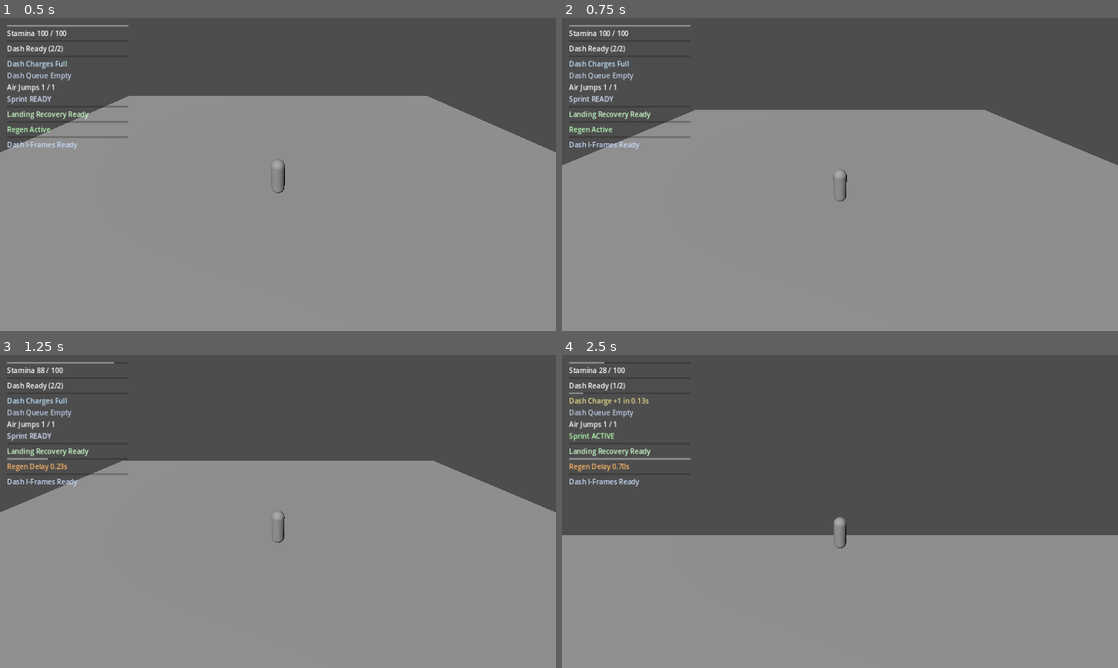
Above: before the commit, frames 1-4 (two rows, left to right).
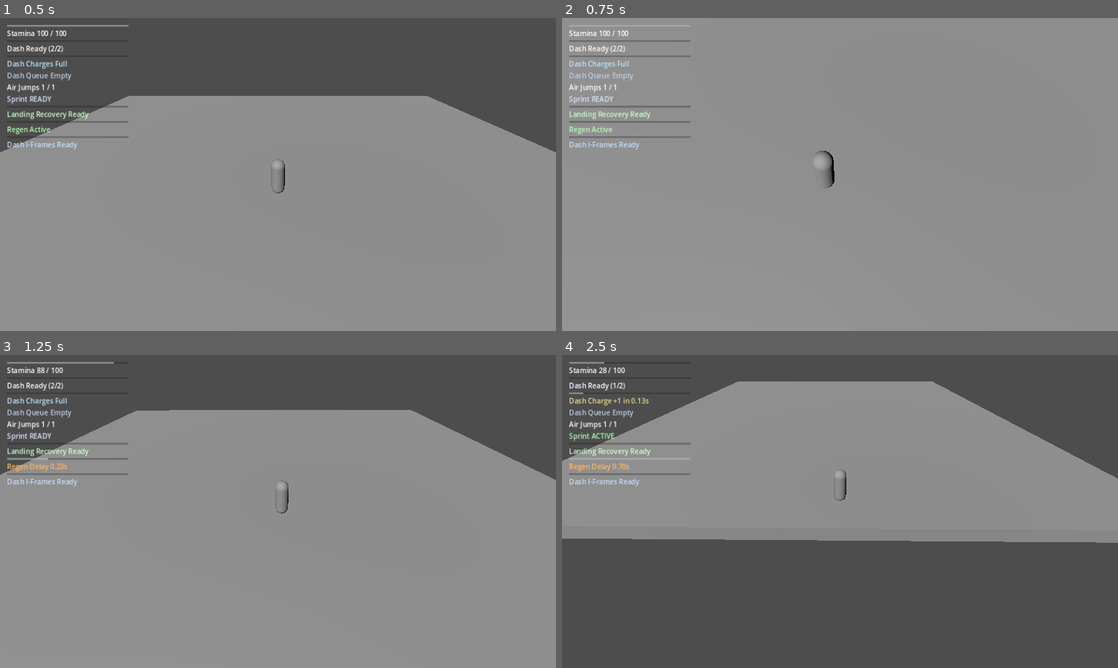
Above: after the commit, the same moments.

Repository: thegoatleroyjenkins/arpg-game
Game: Godot game, scene res://prototype3d/main_3d.tscn
The game is run twice, just before and just after one commit, with the same random seed, the same clock (stepped at 60 frames per second) and the same inputs. This scene is started directly instead of the project's main scene.
Inputs (mouse positions are in pixels of both pictures, inside the frame that each line leads up to):
- Up to frame 1 (0.5 s): no input
- Up to frame 2 (0.75 s): tap Enter (ui_accept) at 0.5 s; move the mouse to (867, 174) at 0.52 s; press the mouse at (867, 174) at 0.53 s; hold W (move_up) from 0.53 s (still down)
- Up to frame 3 (1.25 s): keep holding W (move_up); tap Space (jump) at 0.77 s
- Up to frame 4 (2.5 s): keep holding W (move_up); move the mouse to (812, 511) at 1.27 s; release the mouse at (812, 511) at 1.28 s; tap Q (dash) at 1.35 s; tap Space (jump) at 1.52 s; move the mouse to (851, 505) at 2.02 s; hold Shift (sprint) from 2.03 s (still down)

Frame 1 is identical in both runs. In frame 2, 34% of the frame differs, in the area x 0-100%, y 0-59%; in frame 3, 14%; in frame 4, 80%, in the area x 0-100%, y 8-100%.

Commit message:
Add data-driven camera-relative movement for 3D prototype

Diff:
--- a/prototype3d/player_3d.gd
+++ b/prototype3d/player_3d.gd
@@ -133,9 +133,7 @@
 		Input.get_axis("move_left", "move_right"),
 		Input.get_axis("move_up", "move_down")
 	)
-	var move_dir := Vector3(input_vec.x, 0.0, input_vec.y)
-	if move_dir.length() > 1.0:
-		move_dir = move_dir.normalized()
+	var move_dir := _resolve_move_direction(input_vec)
 	if landing_recovery_left > 0.0:
 		move_dir = Vector3.ZERO
 
@@ -269,6 +267,31 @@
 	camera.look_at(global_position + Vector3(0, 1.0, 0) + camera_look_ahead, Vector3.UP)
 	_update_camera_fov(delta)
 
+func _resolve_move_direction(input_vec: Vector2) -> Vector3:
+	if input_vec.length() > 1.0:
+		input_vec = input_vec.normalized()
+	if input_vec.length() <= 0.01:
+		return Vector3.ZERO
+	if not tuning.movement_relative_to_camera or not is_instance_valid(camera):
+		return Vector3(input_vec.x, 0.0, input_vec.y)
+
+	var camera_forward := -camera.global_transform.basis.z
+	camera_forward.y = 0.0
+	if camera_forward.length() <= 0.001:
+		camera_forward = Vector3.FORWARD
+	camera_forward = camera_forward.normalized()
+
+	var camera_right := camera.global_transform.basis.x
+	camera_right.y = 0.0
+	if camera_right.length() <= 0.001:
+		camera_right = Vector3.RIGHT
+	camera_right = camera_right.normalized()
+
+	var direction := (camera_right * input_vec.x) + (camera_forward * input_vec.y)
+	if direction.length() > 1.0:
+		direction = direction.normalized()
+	return direction
+
 func _is_jump_just_pressed() -> bool:
 	if InputMap.has_action(ACTION_JUMP):
 		return Input.is_action_just_pressed(ACTION_JUMP)
--- a/prototype3d/player_tuning_3d.gd
+++ b/prototype3d/player_tuning_3d.gd
@@ -19,6 +19,9 @@
 @export var ground_acceleration: float = 40.0
 @export var ground_deceleration: float = 48.0
 @export_range(0.0, 1.0, 0.01) var air_control: float = 0.5
+
+@export_group("Movement Controls")
+@export var movement_relative_to_camera: bool = true
 
 @export_group("Sprint Feel")
 @export var sprint_ramp_up_per_second: float = 8.0
Not shown, changed: README.md
